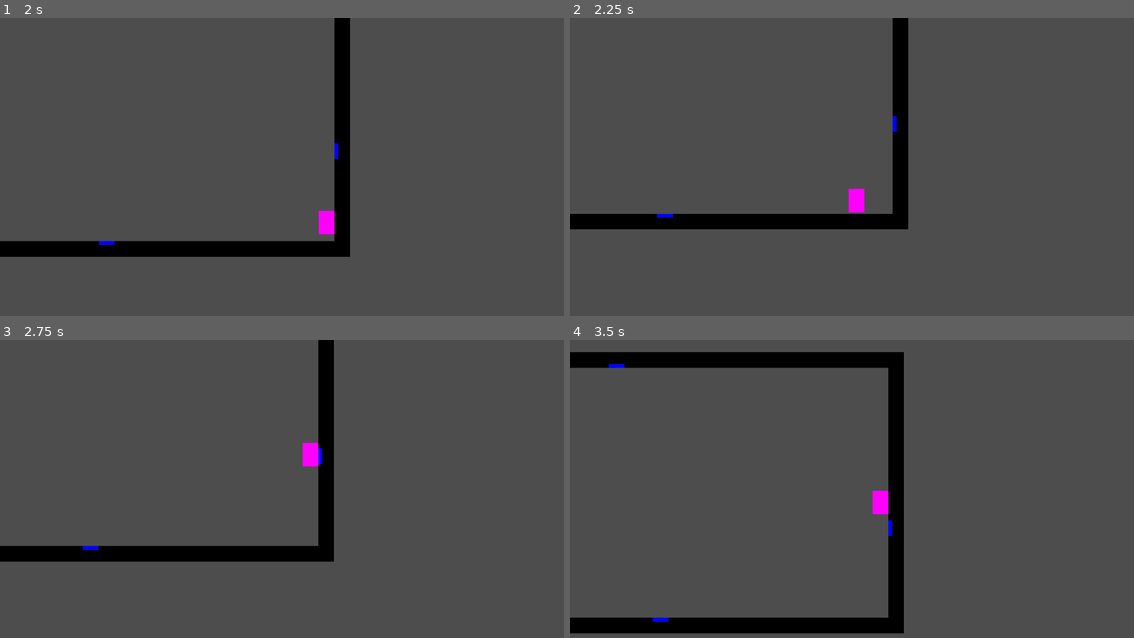
Above: before the commit, frames 1-4 (two rows, left to right).
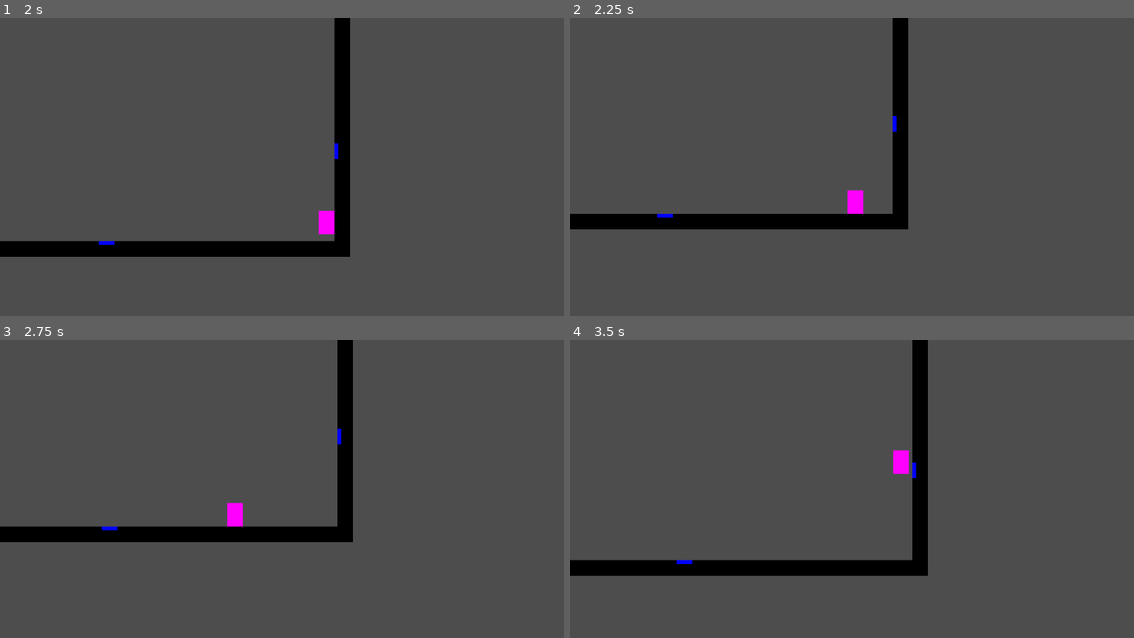
Above: after the commit, the same moments.

Repository: EdwardStanford7/MistbornGame
Game: Godot game, scene res://Levels/test_level.tscn
Same seed, same stepped clock (60 frames per second), same inputs: the game is played once before the commit and once after it.
Inputs (mouse positions are in pixels of both pictures, inside the frame that each line leads up to):
- Up to frame 1 (2 s): move the mouse to (406, 161) at 0.52 s; hold Shift (pull) 0.53-1.28 s; hold D (right) from 0.53 s (still down); tap Space (jump) at 0.77, 1.52 s; tap Ctrl (push) at 0.8, 1.35 s; move the mouse to (169, 190) at 1.27 s; tap Shift (pull) at 1.55 s
- Up to frame 2 (2.25 s): move the mouse to (908, 107) at 2.02 s; release D (right) at 2.03 s; hold A (left) from 2.03 s (still down); hold Shift (pull) from 2.03 s (still down)
- Up to frame 3 (2.75 s): keep holding A (left); keep holding Shift (pull); tap Ctrl (push) at 2.3 s
- Up to frame 4 (3.5 s): move the mouse to (823, 560) at 2.77 s; release A (left) at 2.78 s; release Shift (pull) at 2.78 s; hold D (right) from 2.78 s (still down); tap Ctrl (push) at 2.85 s; tap Space (jump) at 3.02 s; tap Shift (pull) at 3.05 s

Frame 1 is identical in both runs. In frame 2, less than 0.1% of the frame differs, in the area x 49-53%, y 57-66%; in frame 3, 10%; in frame 4, 14%, in the area x 0-64%, y 0-99%.

Commit message:
idk bro

Diff:
--- a/Characters/player.tscn
+++ b/Characters/player.tscn
@@ -7,6 +7,7 @@
 size = Vector2(32, 48)
 
 [node name="Player" type="CharacterBody2D"]
+slide_on_ceiling = false
 
 [node name="Camera2D" type="Camera2D" parent="."]
 process_callback = 0
--- a/Scripts/metal_plate.gd
+++ b/Scripts/metal_plate.gd
@@ -3,7 +3,7 @@
 var mass: float = INF
 
 func pull(player_position: Vector2, player_mass: float, pull_strength: float) -> Vector2:
-	return pull_strength * (position - player_position).normalized() #/ (position - player_position).length()
+	return pull_strength * (position - player_position).normalized() / (position - player_position).length()
 
 func push(player_position: Vector2, player_mass: float, push_strength: float) -> Vector2:
-	return push_strength * (player_position - position).normalized() #/ (position - player_position).length()
+	return push_strength * (player_position - position).normalized() / (position - player_position).length()
--- a/Scripts/player.gd
+++ b/Scripts/player.gd
@@ -4,7 +4,7 @@
 @export var jump_velocity: float = -400.0
 @export var air_momentum: float = 60
 @export var mass: float = 65
-@export var pull_push_strength: float = 50
+@export var pull_push_strength: float = 3000
 
 # Get the gravity from the project settings to be synced with RigidBody nodes.
 var gravity = ProjectSettings.get_setting("physics/2d/default_gravity")
